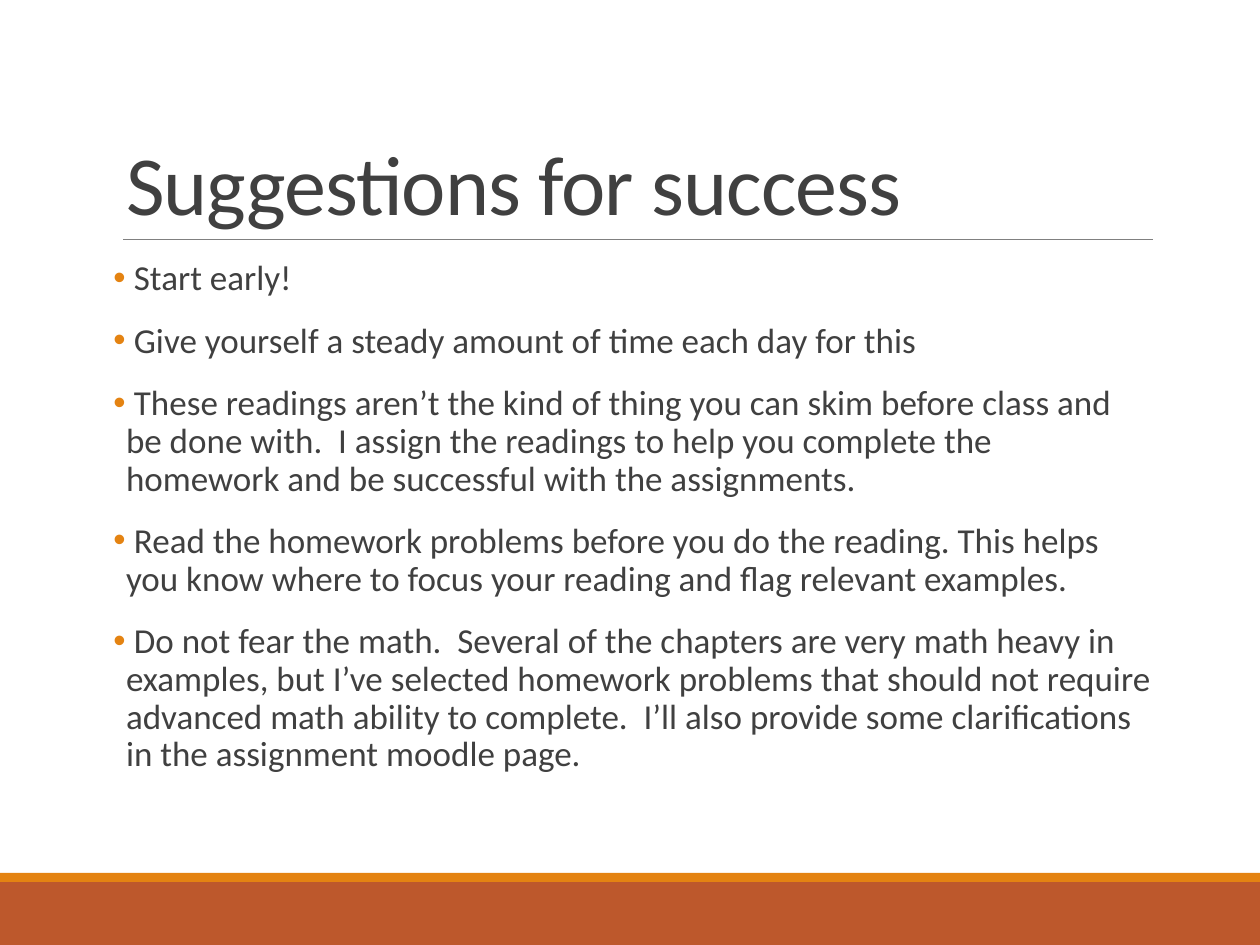
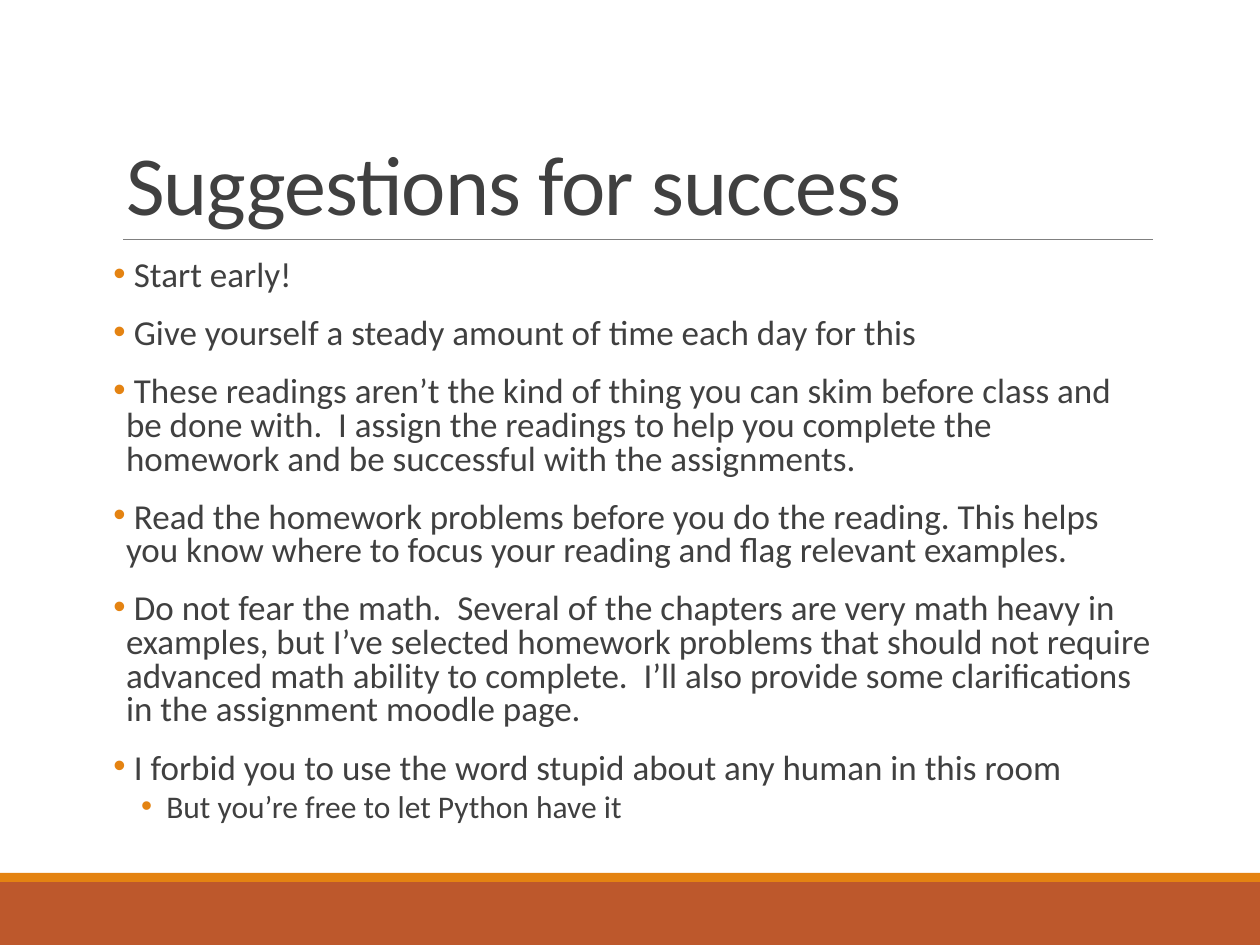
Before and after one commit to elliewix/IS-452-Spring2019, a slide deck: slide 10 of Lectures/IS452Fall2017Week01.pptx. Drawn at 1260x945 pixels with LibreOffice and Linux fonts; fonts in the diff are those of the drawing. Boxes give left, top, right and bottom in pixels: in the first picture for what was removed or moved away, otherwise in the second. Text is boxed around its words. In the diff, an @@ line names an element or a change of style, - is before the commit and + after.

```diff
--- a/Lectures/IS452Fall2017Week01.pptx
+++ b/Lectures/IS452Fall2017Week01.pptx
@@ text at [126, 262, 1150, 727]: line spacing 0.9 to 0.8 @@
@@ text at [134, 755, 1062, 823]: paragraphs added @@
+• I forbid you to use the word stupid about any human in this room
+  • But you’re free to let Python have it
```
Also in this commit, not shown: 2 other slides changed, 1 other file.
